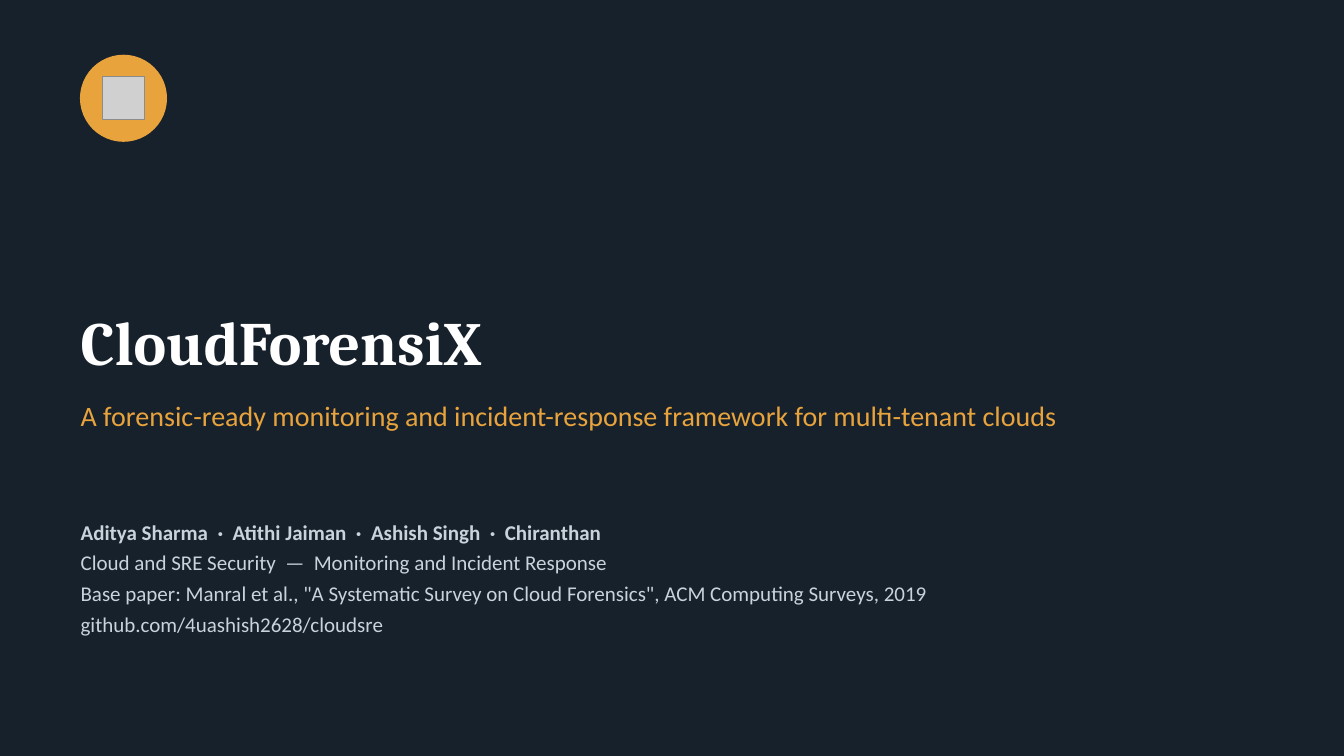
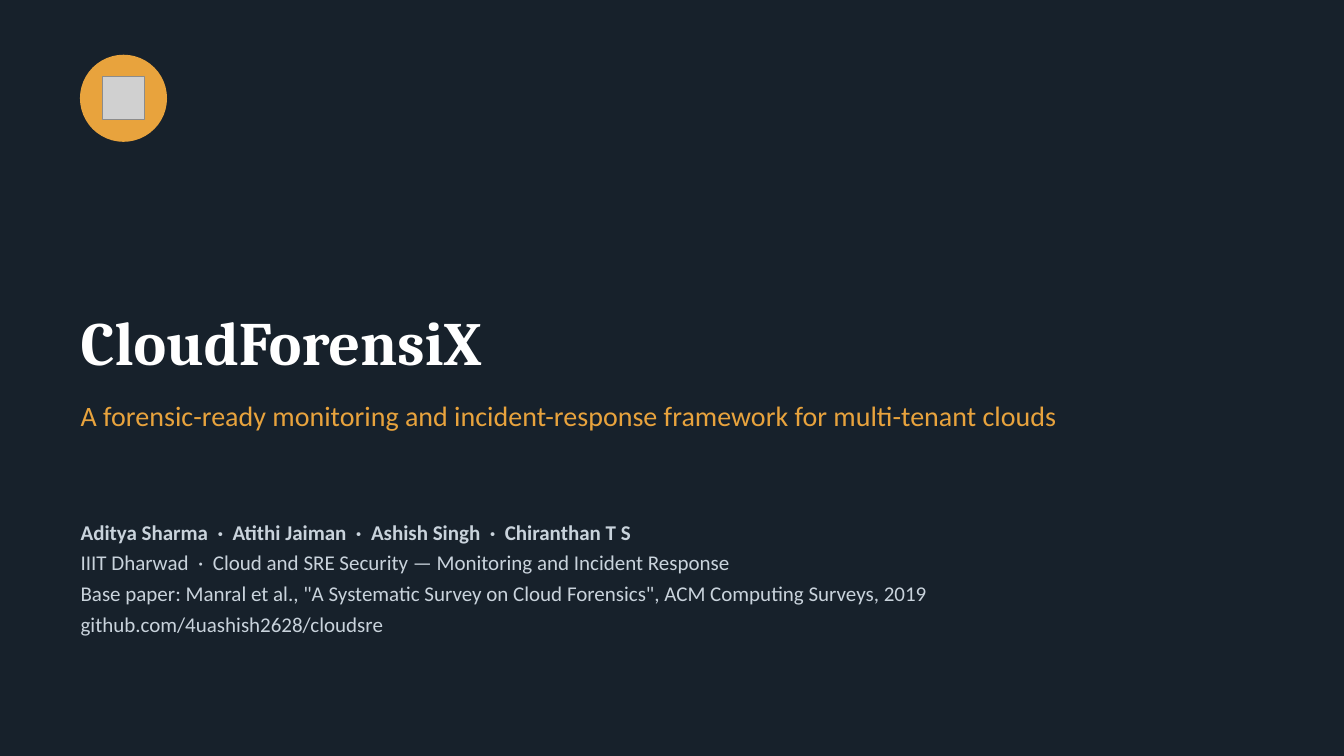
Before and after one commit to 4uashish2628/cloudsre, a slide deck: slide 1 of presentation/CloudForensiX_presentation.pptx. Drawn at 1344x756 pixels with LibreOffice and Linux fonts; fonts in the diff are those of the drawing; grey boxes stand for pictures. Boxes give left, top, right and bottom in pixels: in the first picture for what was removed or moved away, otherwise in the second. Text is boxed around its words. In the diff, an @@ line names an element or a change of style, - is before the commit and + after.

```diff
--- a/presentation/CloudForensiX_presentation.pptx
+++ b/presentation/CloudForensiX_presentation.pptx
@@ text at (81, 525, 729, 574): text changed @@
-Aditya Sharma · Atithi Jaiman · Ashish Singh · Chiranthan
-Cloud and SRE Security — Monitoring and Incident Response
+Aditya Sharma · Atithi Jaiman · Ashish Singh · Chiranthan T S
+IIIT Dharwad · Cloud and SRE Security — Monitoring and Incident Response
```
Also in this commit, not shown: 6 other files.
